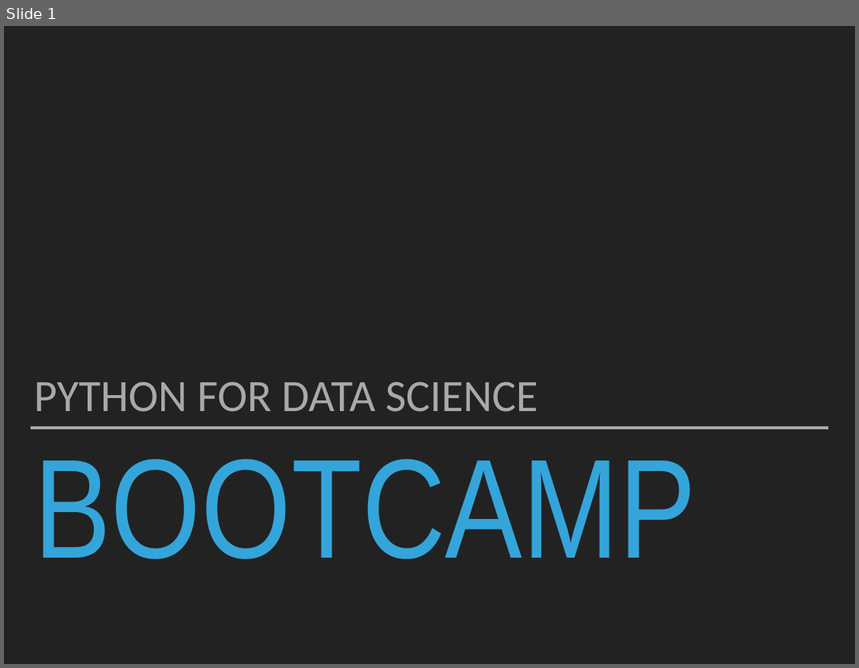
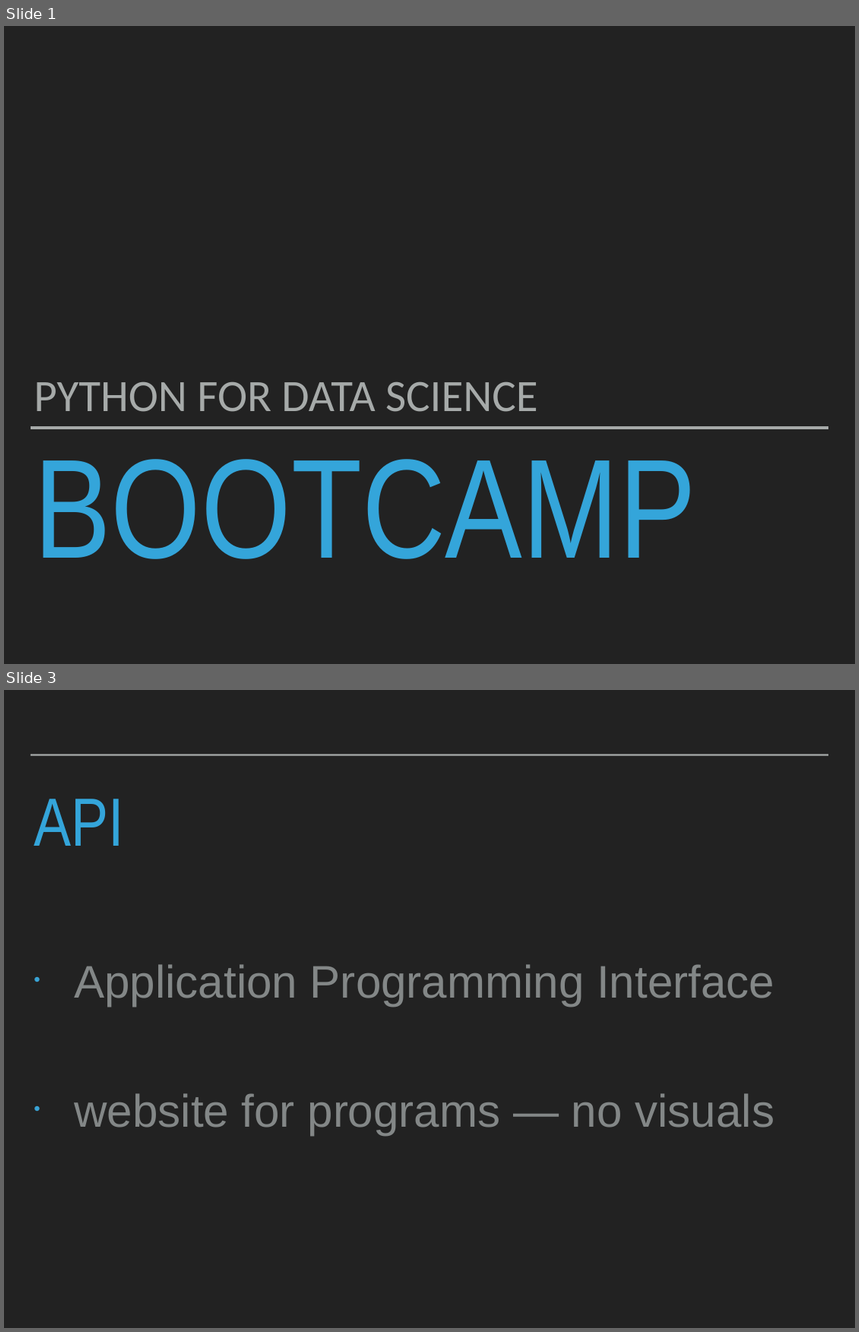
Before and after one commit to robcarrington/python-for-data-science, a slide deck: Session8/Session8_Slides.pptx. Shown one above the other, each under a label of ours: slide 1 before the commit, slides 1 and 3 after it; the slides between them are not shown. The pictures are 859x668 and 859x1332 pixels, drawn with LibreOffice and Linux fonts; fonts in the diff are those of the drawing. Boxes give left, top, right and bottom in pixels: in the first picture for what was removed or moved away, otherwise in the second. Text is boxed around its words. In the diff, an @@ line names an element or a change of style, - is before the commit and + after.

```diff
--- a/Session8/Session8_Slides.pptx
+++ b/Session8/Session8_Slides.pptx
@@ slide 3 added at (4, 690, 855, 1328), background #222222 @@
@@ line added from (31, 755) to (829, 755), #A6AAA9 2 pt @@
@@ title added at (34, 799, 123, 846), 82 pt, text #34A5DA @@
+API
@@ text added at (74, 964, 775, 1135), 55 pt, text #838787 @@
+• Application Programming Interface
+• website for programs — no visuals
```
Also in this commit, not shown: 31 other slides added.
